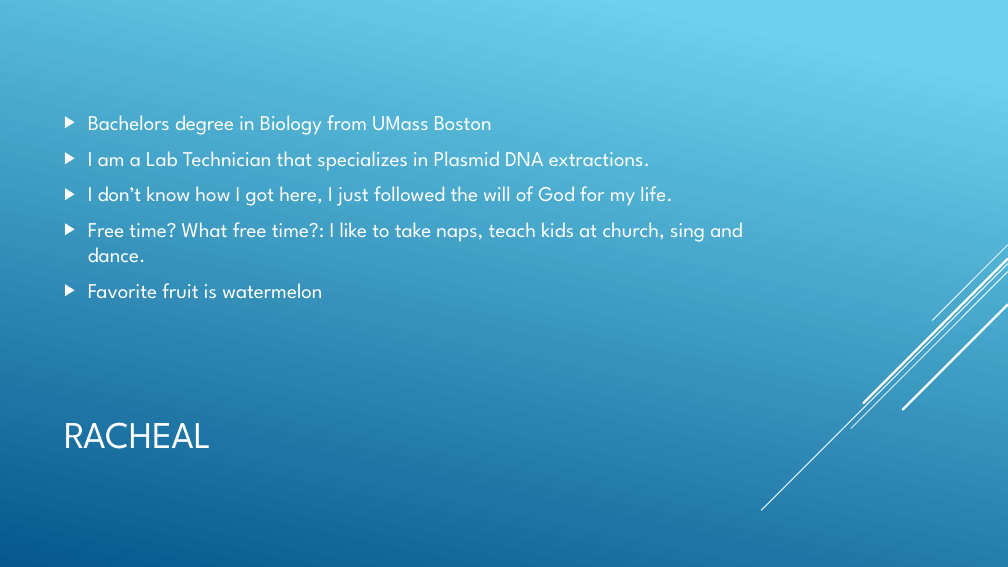
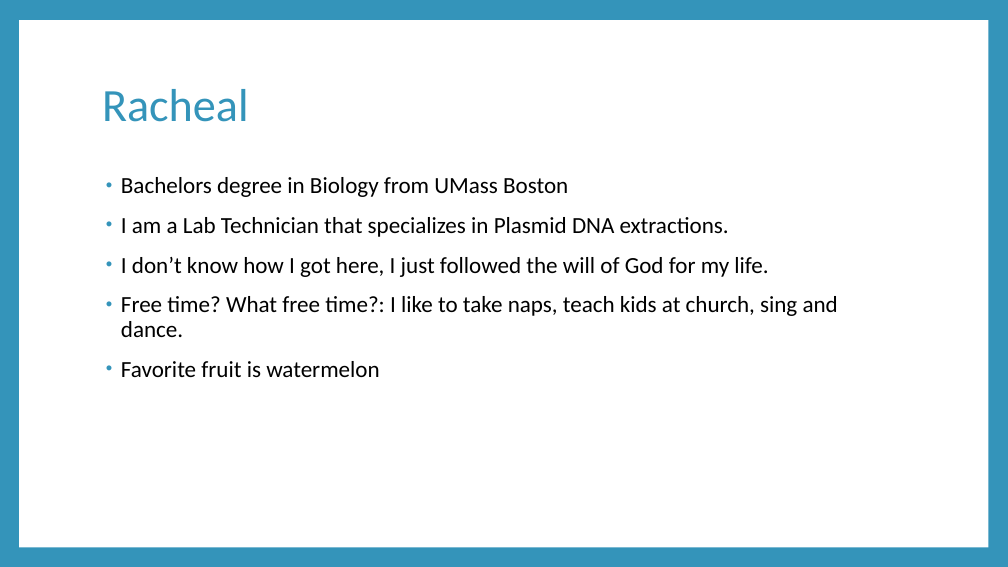
Before and after one commit to engmarkrezk/DFT_FinalProject, a slide deck: slide 2 of RecoverdDFTppt - Mark.pptx. Drawn at 1008x567 pixels with LibreOffice and Linux fonts; fonts in the diff are those of the drawing. Boxes give left, top, right and bottom in pixels: in the first picture for what was removed or moved away, otherwise in the second. Text is boxed around its words. In the diff, an @@ line names an element or a change of style, - is before the commit and + after.

```diff
--- a/RecoverdDFTppt - Mark.pptx
+++ b/RecoverdDFTppt - Mark.pptx
@@ background gradient #6ED2EB to #06588E to #3494BA @@
@@ rectangle added at <box>19,20,988,547</box>, fill #FFFFFF @@
@@ title at <box>102,89,249,122</box>: text changed; size 36 to 44 pt; font League Spartan to Calibri; text colour #FFFFFF to #3494BA @@
-RACHEAL
+Racheal
@@ text "Bachelors degree in Biology from ...": place and size @@
-text "Bachelors degree in Biology from ..." at <box>88,115,743,299</box>
+text "Bachelors degree in Biology from ..." at <box>121,177,838,377</box>
@@ text "Bachelors degree in Biology from ..." at <box>121,177,838,377</box>: size 20 to 22 pt, font League Spartan to Calibri, text colour #FFFFFF to #000000; bullet ▶ to •; line spacing 1 to 0.9; more space between paragraphs; bullet colour #FFFFFF to #3494BA; vertical alignment middle to top @@
@@ group removed at <box>761,245,1008,510</box>: 5 lines @@
```
Also in this commit, not shown: 20 other slides changed, 4 slides added, 2 slides removed.
